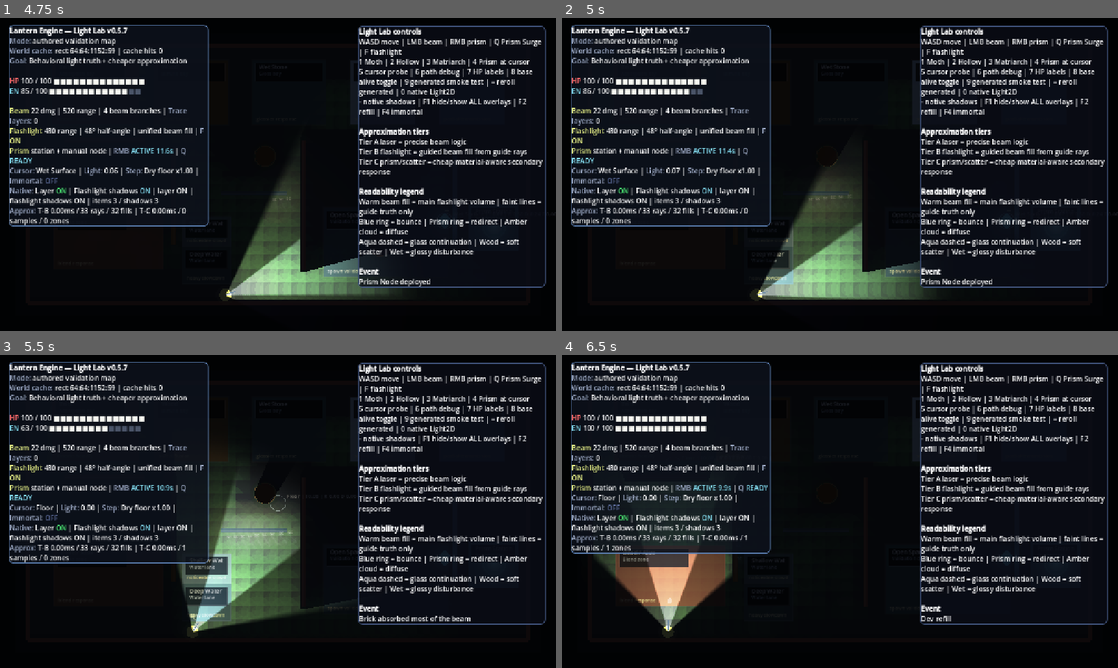
Above: before the commit, frames 1-4 (two rows, left to right).
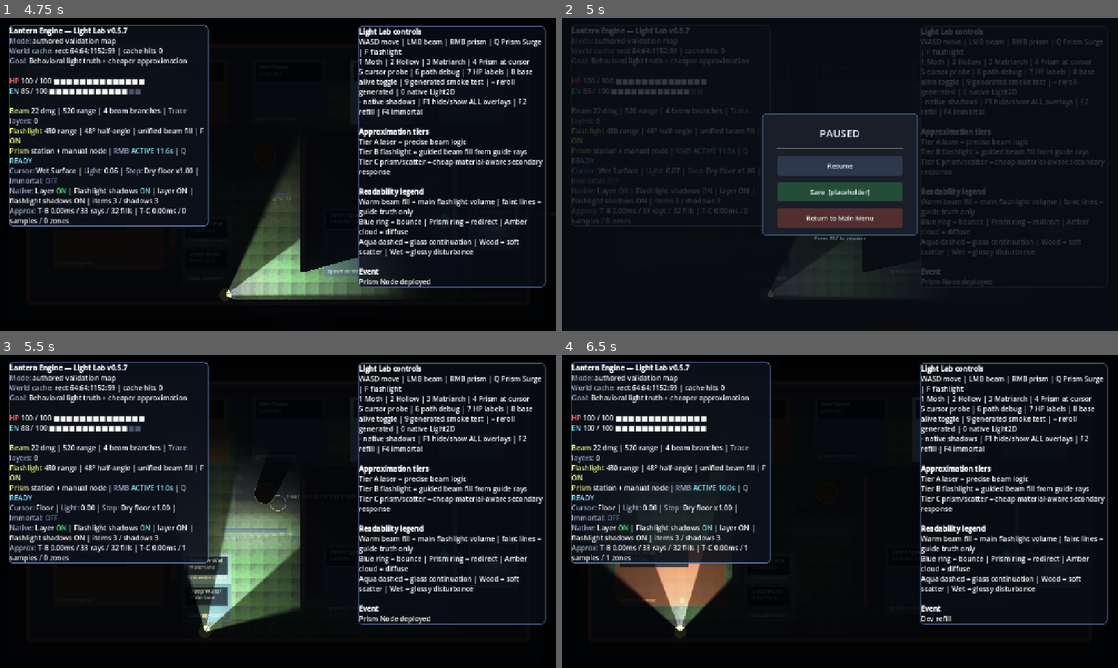
Above: after the commit, the same moments.

Repository: Nopppa/lantern-engine
Game: Godot game, scene res://scenes/main.tscn
Two runs of this game, one before a commit and one after it. Both use one fixed random seed, a clock stepped at 60 frames per second and the inputs below.
Inputs (mouse positions are in pixels of both pictures, inside the frame that each line leads up to):
- Up to frame 1 (4.75 s): click "Light Lab" at 0.5 s; tap Enter (ui_accept) at 1.25, 1.52, 2.27, 3.77, 4.25, 4.52 s; move the mouse to (400, 158) at 1.27 s; hold D (move_right) 1.28-2.03 s; tap E (interact) at 1.35, 2.3, 3.05, 3.6, 4.55 s; move the mouse to (166, 190) at 2.02 s; hold S (move_down) 2.03-2.78 s; click (166, 190) at 2.1 s; move the mouse to (333, 105) at 2.77 s; hold D (move_right) 2.78-3.53 s; tap Q (cast_prism_surge) at 2.85 s; move the mouse to (250, 237) at 3.52 s; hold R (grant_upgrade) 3.53-4.28 s; move the mouse to (444, 221) at 4.27 s; hold A (move_left) from 4.28 s (still down); right-click (444, 221) at 4.35 s
- Up to frame 2 (5 s): keep holding A (move_left); tap Escape at 4.9 s
- Up to frame 3 (5.5 s): release A (move_left) at 5 s; click (278, 502) at 5 s, where only the run after the commit has a clickable "Resume"
- Up to frame 4 (6.5 s): move the mouse to (673, 464) at 5.77 s; hold A (move_left) from 5.78 s (still down); tap Q (quick_refill) at 5.85 s; tap Enter (ui_accept) at 6.02 s; tap E (interact) at 6.05 s

Frame 1 is identical in both runs. In frame 2, 25% of the frame differs, in the area x 1-99%, y 2-90%; in frame 3, 1.8%; in frame 4, 4.6%.

Commit message:
feat: add ESC in-game pause menu with Main Menu return and Save placeholder
- New IngameMenu CanvasLayer overlay
- ESC during Light Lab opens pause menu
- Pause menu includes: Resume, Save (placeholder), Return to Main Menu
- Menu uses tree pause to freeze gameplay
- ESC while menu is open closes it
- Main Menu button returns cleanly to main menu
- Save button shows placeholder text, does nothing functional yet
- Implementation isolated to feature/main-menu-mode-select branch

Diff:
--- a/scripts/light_lab_scene.gd
+++ b/scripts/light_lab_scene.gd
@@ -54,6 +54,10 @@
 var light_world_static_signature := ""
 var light_world_cache_hits := 0
 
+# ─── In-game menu overlay ─────────────────────────────────────
+const IngameMenu = preload("res://scripts/ui/ingame_menu.gd")
+var _ingame_menu: CanvasLayer = null
+
 func _ready() -> void:
 	randomize()
 	_apply_skill_defaults()
@@ -69,6 +73,12 @@
 	last_event = "Light Lab booted — readability + extraction pass active"
 	_build_light_lab()
 	_update_ui()
+	_setup_ingame_menu()
+
+func _setup_ingame_menu() -> void:
+	_ingame_menu = IngameMenu.new()
+	add_child(_ingame_menu)
+	_ingame_menu.return_to_main_menu_requested.connect(_on_ingame_menu_return_to_main_menu)
 
 func _build_light_lab() -> void:
 	var layout := _current_light_lab_layout()
@@ -96,7 +106,22 @@
 	approx_secondary_sample_order = {}
 	approx_refresh_timer = 999.0
 
+func _on_ingame_menu_return_to_main_menu() -> void:
+	# Delegate back to the bootstrap router (parent node).
+	var router := get_parent()
+	if router and router.has_method("show_main_menu"):
+		router.show_main_menu()
+
 func _input(event: InputEvent) -> void:
+	# ESC opens the in-game menu overlay; skip all other input when menu is open.
+	if event is InputEventKey and event.pressed and not event.echo:
+		if event.physical_keycode == KEY_ESCAPE:
+			if _ingame_menu != null and not _ingame_menu.visible:
+				_ingame_menu.open()
+				get_viewport().set_input_as_handled()
+				return
+	if _ingame_menu != null and _ingame_menu.visible:
+		return  # let the overlay handle input while open
 	DebugActions.handle_key_input(self, event)
 	if event is InputEventKey and event.pressed and not event.echo:
 		match event.physical_keycode:
--- /dev/null
+++ b/scripts/ui/ingame_menu.gd
@@ -0,0 +1,158 @@
+extends CanvasLayer
+## In-game pause overlay.
+## Signals up to the game scene for main-menu navigation.
+## Save is placeholder-only.
+
+signal return_to_main_menu_requested
+signal closed
+
+const OVERLAY_COLOR   := Color(0.04, 0.05, 0.08, 0.82)
+const PANEL_COLOR     := Color(0.10, 0.12, 0.16, 0.97)
+const PANEL_BORDER    := Color(0.35, 0.55, 0.72, 0.55)
+const TEXT_COLOR      := Color(0.88, 0.93, 1.00, 1.00)
+const SUBTEXT_COLOR   := Color(0.52, 0.60, 0.72, 0.88)
+const BTN_NORMAL      := Color(0.18, 0.22, 0.30, 1.00)
+const BTN_HOVER       := Color(0.26, 0.38, 0.54, 1.00)
+const BTN_SAVE        := Color(0.14, 0.30, 0.22, 1.00)
+const BTN_MENU        := Color(0.32, 0.18, 0.18, 1.00)
+
+var _panel: Panel
+
+func _ready() -> void:
+	layer = 128          # well above HUD
+	visible = false
+	# Must process even when the scene tree is paused so buttons remain interactive.
+	process_mode = Node.PROCESS_MODE_ALWAYS
+	_build_ui()
+
+func _build_ui() -> void:
+	# Dark full-screen backdrop
+	var bg := ColorRect.new()
+	bg.color = OVERLAY_COLOR
+	bg.set_anchors_and_offsets_preset(Control.PRESET_FULL_RECT)
+	bg.mouse_filter = Control.MOUSE_FILTER_STOP
+	add_child(bg)
+
+	# Centered panel
+	_panel = Panel.new()
+	var panel_size := Vector2(360, 280)
+	_panel.set_anchors_preset(Control.PRESET_CENTER)
+	_panel.set_offset(SIDE_LEFT,   -panel_size.x * 0.5)
+	_panel.set_offset(SIDE_RIGHT,   panel_size.x * 0.5)
+	_panel.set_offset(SIDE_TOP,    -panel_size.y * 0.5)
+	_panel.set_offset(SIDE_BOTTOM,  panel_size.y * 0.5)
+
+	var style := StyleBoxFlat.new()
+	style.bg_color       = PANEL_COLOR
+	style.border_color   = PANEL_BORDER
+	style.set_border_width_all(2)
+	style.set_corner_radius_all(8)
+	_panel.add_theme_stylebox_override("panel", style)
+	add_child(_panel)
+
+	# VBox inside panel
+	var vbox := VBoxContainer.new()
+	vbox.set_anchors_and_offsets_preset(Control.PRESET_FULL_RECT)
+	vbox.add_theme_constant_override("separation", 16)
+	# Add inner margin via a MarginContainer
+	var margin := MarginContainer.new()
+	margin.set_anchors_and_offsets_preset(Control.PRESET_FULL_RECT)
+	margin.add_theme_constant_override("margin_top",    28)
+	margin.add_theme_constant_override("margin_bottom", 28)
+	margin.add_theme_constant_override("margin_left",   36)
+	margin.add_theme_constant_override("margin_right",  36)
+	margin.add_child(vbox)
+	_panel.add_child(margin)
+
+	# Title
+	var title := Label.new()
+	title.text = "PAUSED"
+	title.horizontal_alignment = HORIZONTAL_ALIGNMENT_CENTER
+	title.add_theme_color_override("font_color", TEXT_COLOR)
+	title.add_theme_font_size_override("font_size", 24)
+	vbox.add_child(title)
+
+	# Separator
+	var sep := HSeparator.new()
+	sep.add_theme_color_override("color", PANEL_BORDER)
+	vbox.add_child(sep)
+
+	# Resume
+	vbox.add_child(_make_button("Resume", BTN_NORMAL, "_on_resume_pressed"))
+
+	# Save (placeholder)
+	var save_btn := _make_button("Save  [placeholder]", BTN_SAVE, "_on_save_pressed")
+	vbox.add_child(save_btn)
+
+	# Main Menu
+	vbox.add_child(_make_button("Return to Main Menu", BTN_MENU, "_on_main_menu_pressed"))
+
+	# ESC hint
+	var hint := Label.new()
+	hint.text = "Press ESC to resume"
+	hint.horizontal_alignment = HORIZONTAL_ALIGNMENT_CENTER
+	hint.add_theme_color_override("font_color", SUBTEXT_COLOR)
+	hint.add_theme_font_size_override("font_size", 12)
+	vbox.add_child(hint)
+
+func _make_button(label_text: String, bg: Color, callback: String) -> Button:
+	var btn := Button.new()
+	btn.text = label_text
+	btn.custom_minimum_size = Vector2(0, 44)
+
+	var style_normal := StyleBoxFlat.new()
+	style_normal.bg_color = bg
+	style_normal.set_corner_radius_all(5)
+	btn.add_theme_stylebox_override("normal", style_normal)
+
+	var style_hover := StyleBoxFlat.new()
+	style_hover.bg_color = bg.lightened(0.18)
+	style_hover.set_corner_radius_all(5)
+	btn.add_theme_stylebox_override("hover", style_hover)
+	btn.add_theme_stylebox_override("focus", style_hover)
+
+	var style_pressed := StyleBoxFlat.new()
+	style_pressed.bg_color = bg.darkened(0.12)
+	style_pressed.set_corner_radius_all(5)
+	btn.add_theme_stylebox_override("pressed", style_pressed)
+
+	btn.add_theme_color_override("font_color", Color(0.9, 0.95, 1.0, 1.0))
+	btn.add_theme_font_size_override("font_size", 15)
+
+	btn.pressed.connect(Callable(self, callback))
+	return btn
+
+# ─── public API ───────────────────────────────────────────────
+
+func open() -> void:
+	visible = true
+	get_tree().paused = true
+
+func close() -> void:
+	visible = false
+	get_tree().paused = false
+	closed.emit()
+
+# ─── button handlers ──────────────────────────────────────────
+
+func _on_resume_pressed() -> void:
+	close()
+
+func _on_save_pressed() -> void:
+	# Placeholder — no persistence yet.
+	print("[IngameMenu] Save placeholder triggered (not yet implemented).")
+
+func _on_main_menu_pressed() -> void:
+	visible = false
+	get_tree().paused = false
+	return_to_main_menu_requested.emit()
+
+# ─── ESC while overlay is open ────────────────────────────────
+
+func _unhandled_input(event: InputEvent) -> void:
+	if not visible:
+		return
+	if event is InputEventKey and event.pressed and not event.echo:
+		if event.physical_keycode == KEY_ESCAPE:
+			close()
+			get_viewport().set_input_as_handled()
Not shown, added: scripts/ui/ingame_menu.gd.uid
